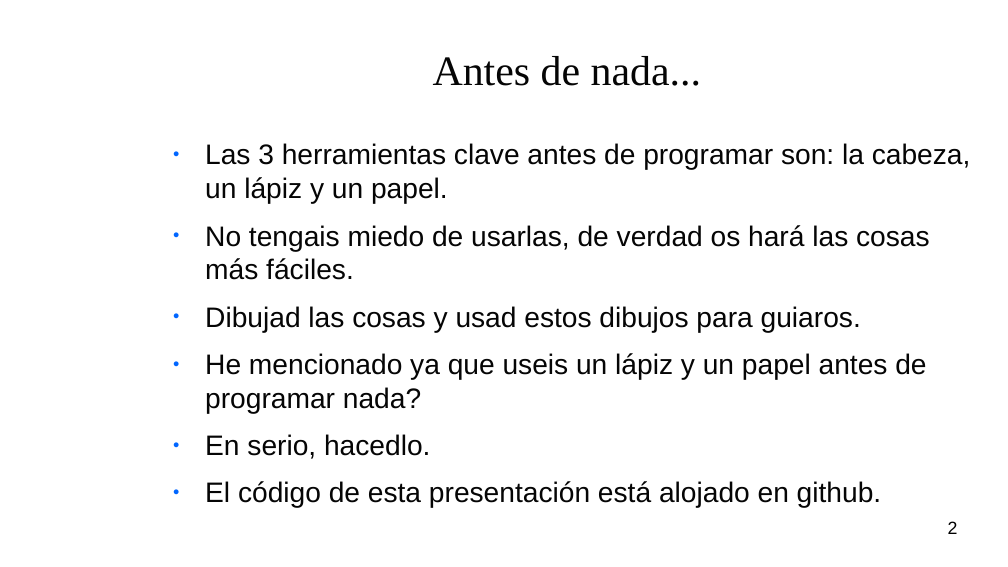
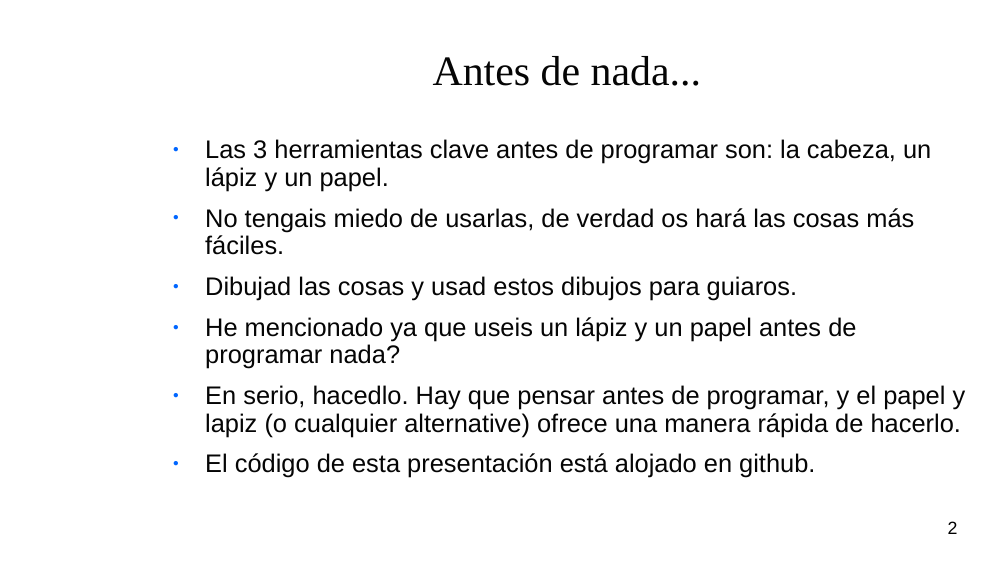
Before and after one commit to M-T3K/UPM, a slide deck: slide 2 of Clases de Apoyo/Objetos - 24Abril2018/Objetos.odp. Drawn at 1008x567 pixels with LibreOffice and Linux fonts; fonts in the diff are those of the drawing; background and template pictures are left out. Boxes give left, top, right and bottom in pixels: in the first picture for what was removed or moved away, otherwise in the second. Text is boxed around its words. In the diff, an @@ line names an element or a change of style, - is before the commit and + after.

```diff
--- a/Clases de Apoyo/Objetos - 24Abril2018/Objetos.odp
+++ b/Clases de Apoyo/Objetos - 24Abril2018/Objetos.odp
@@ text at box(205, 139, 931, 478): size 22.2 to 20 pt in "Las 3 herramientas clave antes de programar ...", "No tengais miedo de usarlas, de verdad ...", "Dibujad las cosas y usad estos dibujos ...", "He mencionado ya que useis un lápiz ..." and 1 more places; indent changed; line spacing 1 to 0.9 @@
@@ text at box(205, 385, 966, 437): text changed; size 22.2 to 20 pt @@
-● En serio, hacedlo.
+● En serio, hacedlo. Hay que pensar antes de programar, y el papel y lapiz (o cualquier alternative) ofrece una manera rápida de hacerlo.
```
Also in this commit, not shown: 42 other slides changed, 3 slides added, 2 other files.
